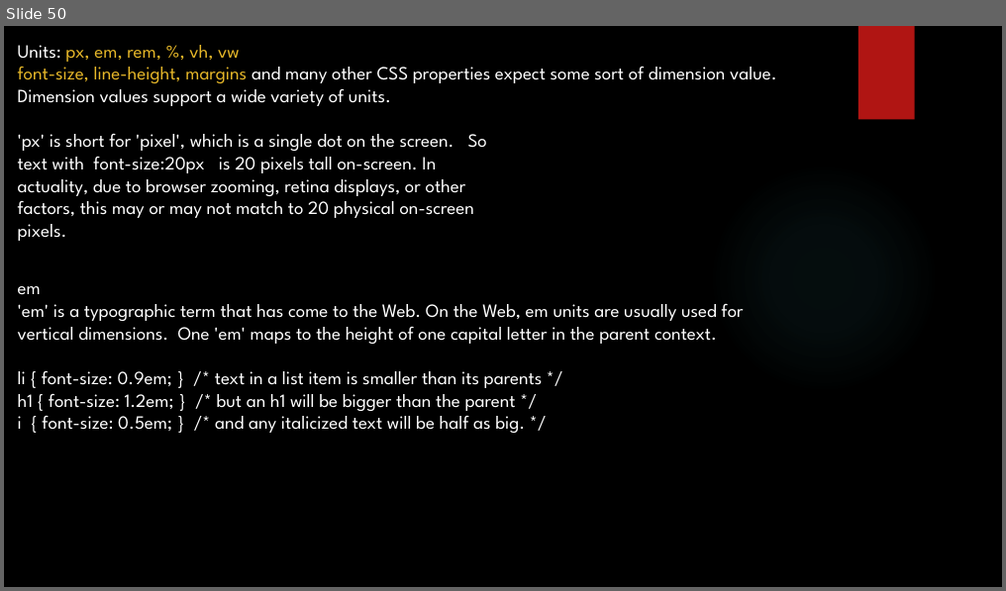
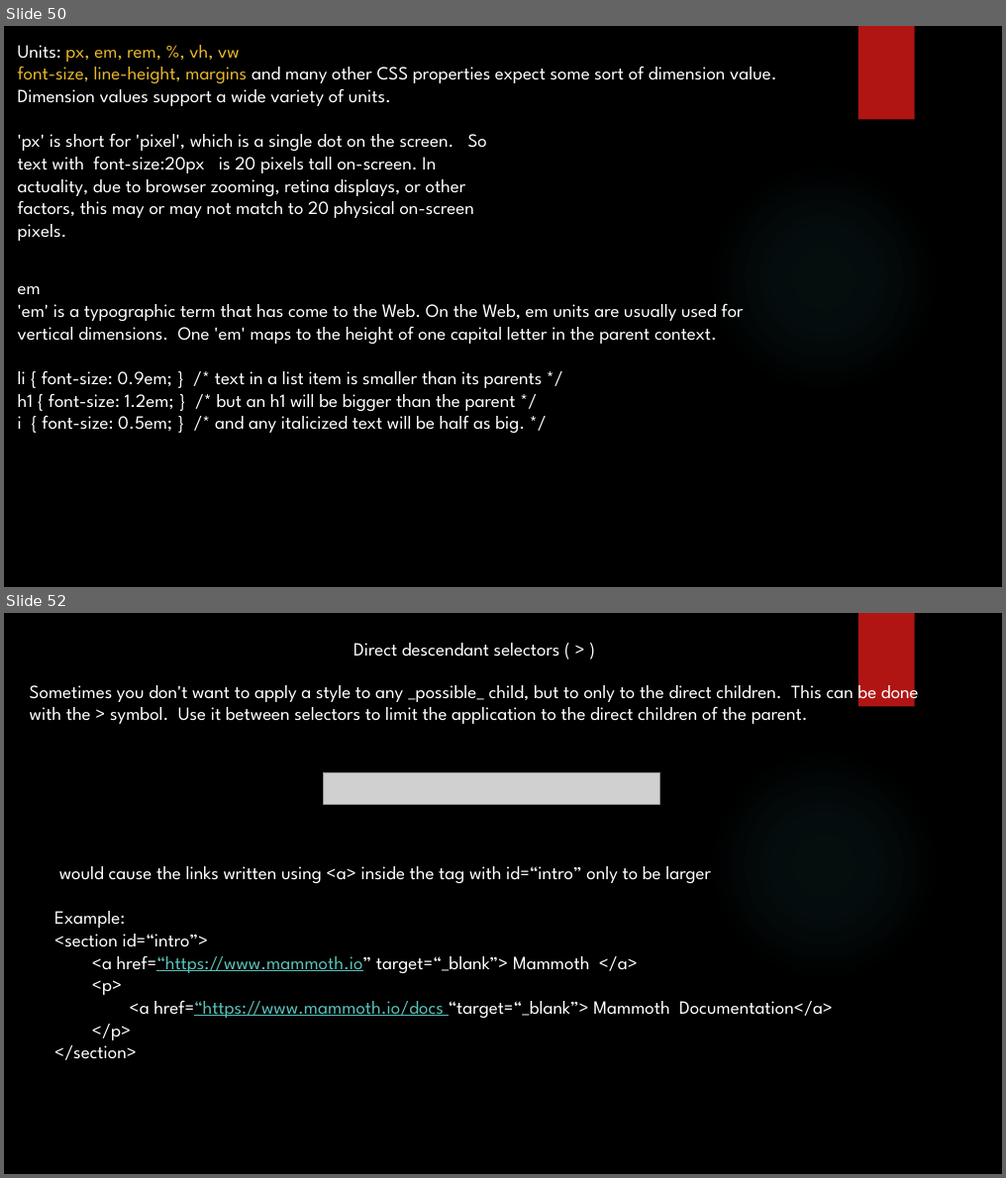
Before and after one commit to yogeshwar1996/HTML5CSS, a slide deck: Fundamentals of HTML and CSS.pptx. Shown one above the other, each under a label of ours: slide 50 before the commit, slides 50 and 52 after it; the slides between them are not shown. The pictures are 1006x591 and 1006x1178 pixels, drawn with LibreOffice and Linux fonts; fonts in the diff are those of the drawing; grey boxes stand for pictures; background and template pictures are left out. Boxes give left, top, right and bottom in pixels: in the first picture for what was removed or moved away, otherwise in the second. Text is boxed around its words. In the diff, an @@ line names an element or a change of style, - is before the commit and + after.

Commit message:
Descendant selectors

```diff
--- a/Fundamentals of HTML and CSS.pptx
+++ b/Fundamentals of HTML and CSS.pptx
@@ slide 52 added at <box>4,613,1002,1174</box>, background picture (left out); not listed: 2 template elements that a slide beside it also shows @@
@@ text added at <box>353,643,560,657</box>, 18 pt, text #FFFFFF @@
+Direct descendant selectors ( > )
@@ text added at <box>30,678,919,724</box>, 18 pt, text #FFFFFF @@
+Sometimes you don't want to apply a style to any _possible_ child, but to only to the direct children. This can be done with the > symbol. Use it between selectors to limit the application to the direct children of the parent.
@@ picture added at <box>324,773,659,805</box> @@
@@ text added at <box>54,866,833,1060</box>, 18 pt, text #FFFFFF @@
+would cause the links written using <a> inside the tag with id=“intro” only to be larger
+Example:
+<section id=“intro”>
+<a href=“https://www.mammoth.io” target=“_blank”> Mammoth </a>
+<p>
+<a href=“https://www.mammoth.io/docs “target=“_blank”> Mammoth Documentation</a>
+</p>
+</section>
```
Also in this commit, not shown: 1 other slide added, 2 slides removed, 2 other files.
